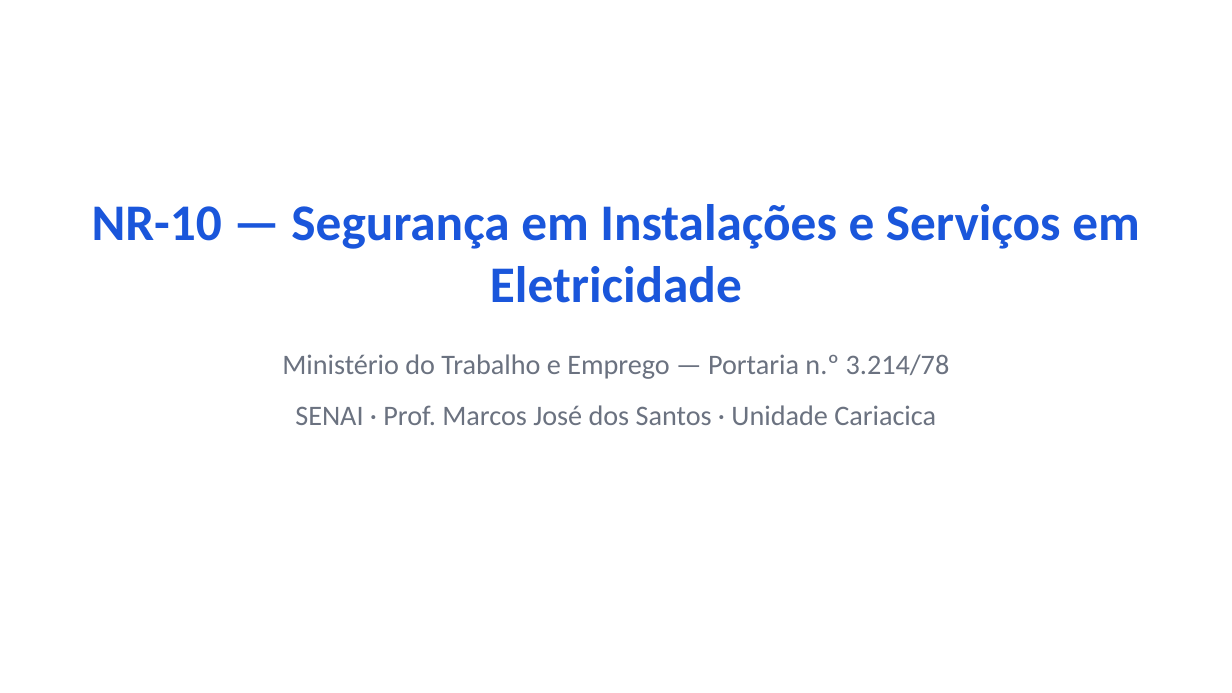
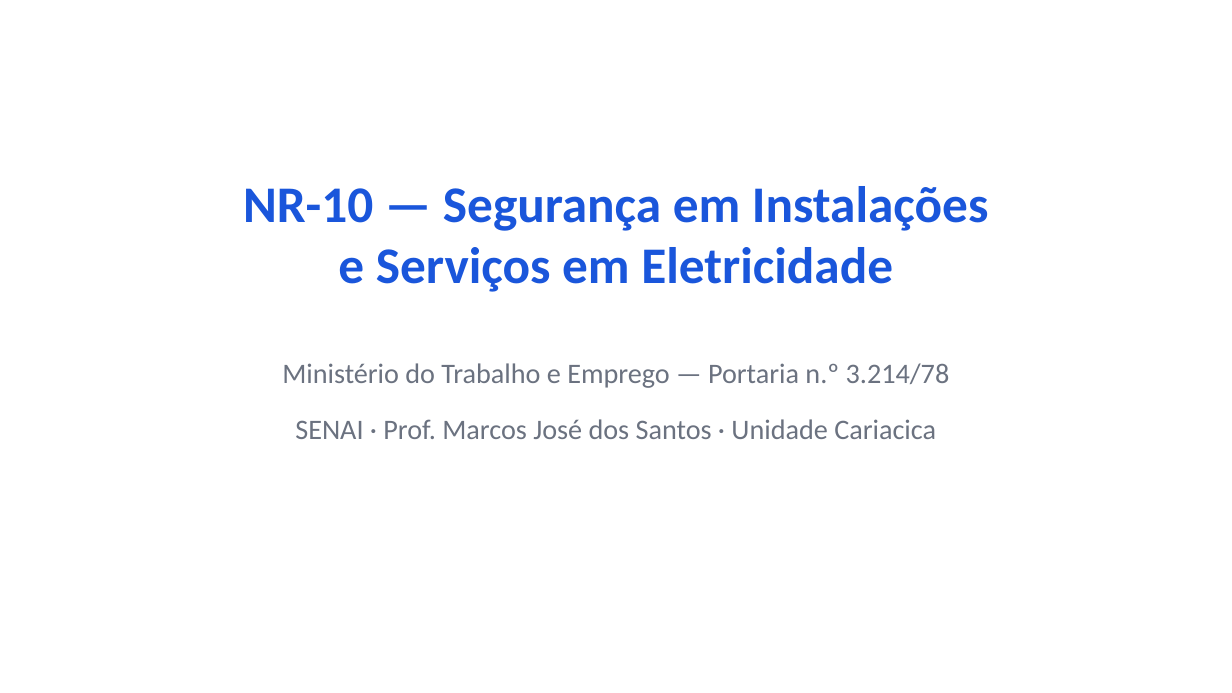
Before and after one commit to sanicolauvix/quiz-nr, a slide deck: slide 1 of 04_NR10.pptx. Drawn at 1232x693 pixels with LibreOffice and Linux fonts; fonts in the diff are those of the drawing. Boxes give left, top, right and bottom in pixels: in the first picture for what was removed or moved away, otherwise in the second. Text is boxed around its words. In the diff, an @@ line names an element or a change of style, - is before the commit and + after.

```diff
--- a/04_NR10.pptx
+++ b/04_NR10.pptx
@@ text at [243, 186, 989, 292]: text changed @@
-NR-10 — Segurança em Instalações e Serviços em Eletricidade
+NR-10 — Segurança em Instalações
+e Serviços em Eletricidade
@@ text "Ministério do Trabalho e Emprego ...": place and size @@
-text "Ministério do Trabalho e Emprego ..." at [282, 354, 950, 379]
+text "Ministério do Trabalho e Emprego ..." at [282, 363, 950, 388]
@@ text "SENAI · Prof. Marcos José ...": place and size @@
-text "SENAI · Prof. Marcos José ..." at [295, 405, 936, 425]
+text "SENAI · Prof. Marcos José ..." at [295, 419, 936, 439]
```
Also in this commit, not shown: 8 other slides changed, 6 slides added, 1 slide removed, 7 other files.
